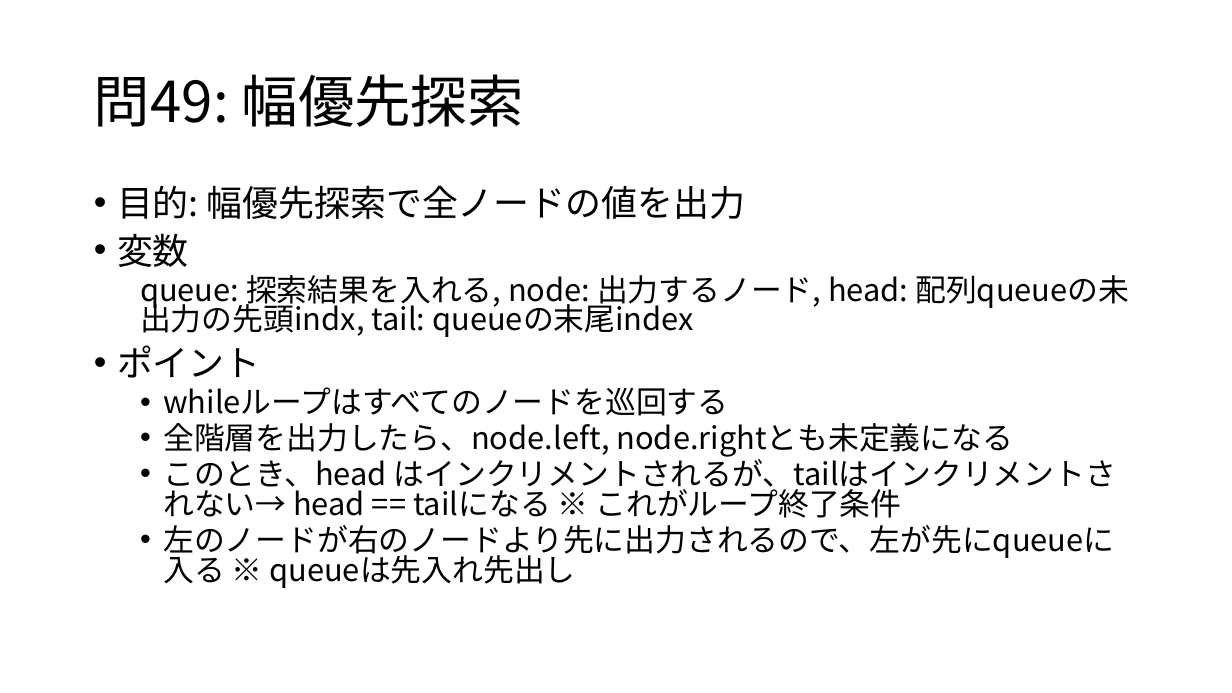
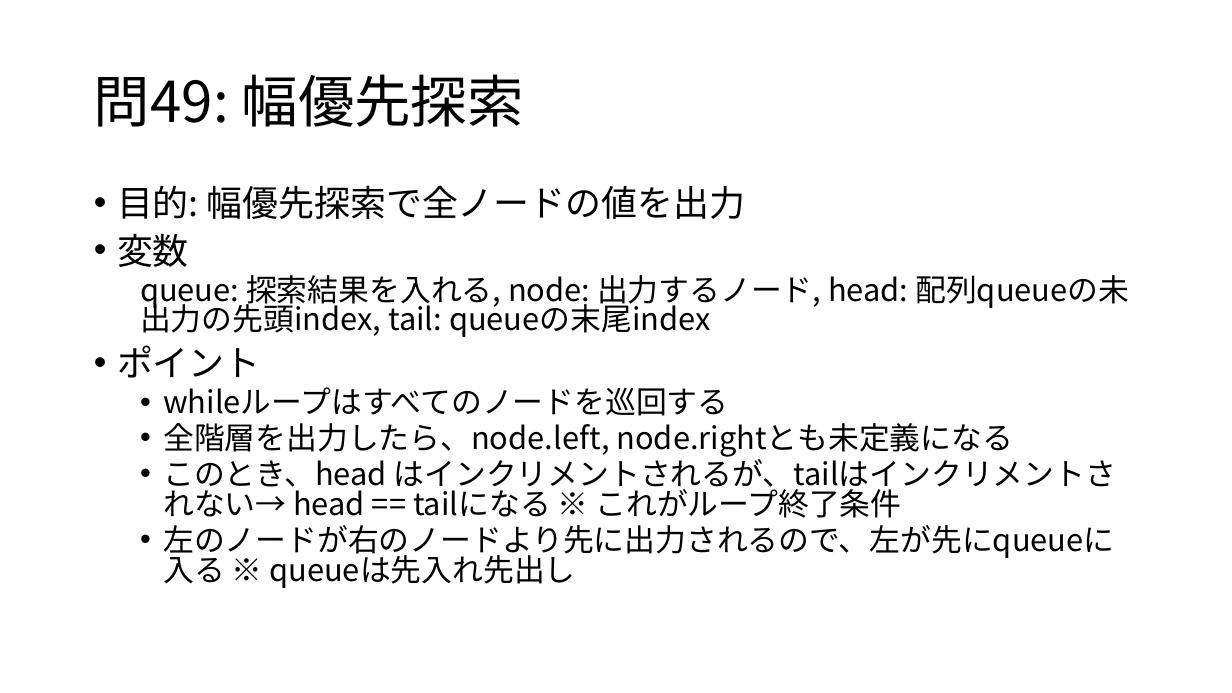
Before and after one commit to osamu377/FromZero, a slide deck: slide 12 of 問題集/問46-50.pptx. Drawn at 1232x693 pixels with LibreOffice and Linux fonts; fonts in the diff are those of the drawing. Boxes give left, top, right and bottom in pixels: in the first picture for what was removed or moved away, otherwise in the second. Text is boxed around its words. In the diff, an @@ line names an element or a change of style, - is before the commit and + after.

```diff
--- a/問題集/問46-50.pptx
+++ b/問題集/問46-50.pptx
@@ text at (140, 275, 1129, 337): text changed @@
-  queue: 探索結果を入れる, node: 出力するノード, head: 配列queueの未出力の先頭indx, tail: queueの末尾index
+  queue: 探索結果を入れる, node: 出力するノード, head: 配列queueの未出力の先頭index, tail: queueの末尾index
```
Also in this commit, not shown: 3 other files.
